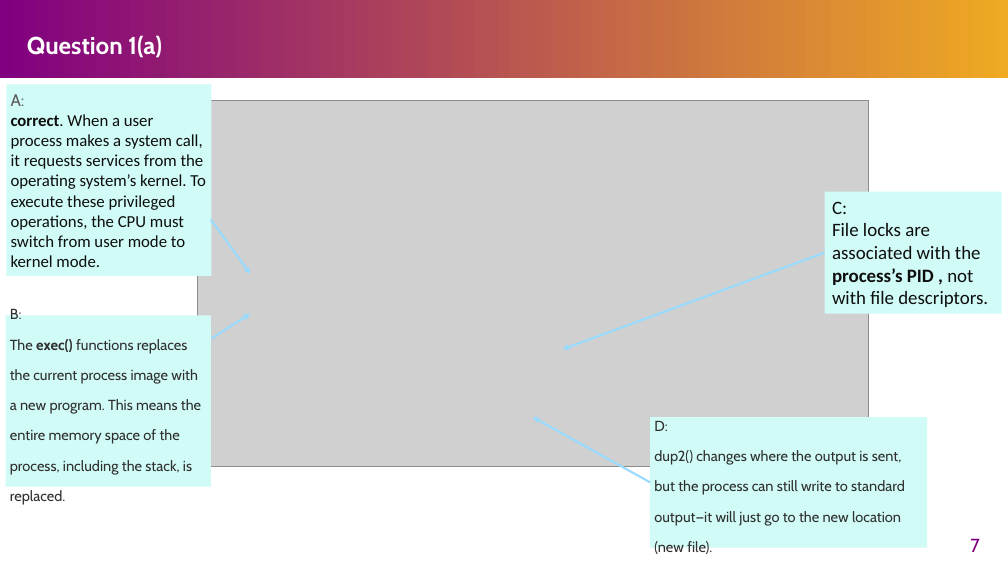
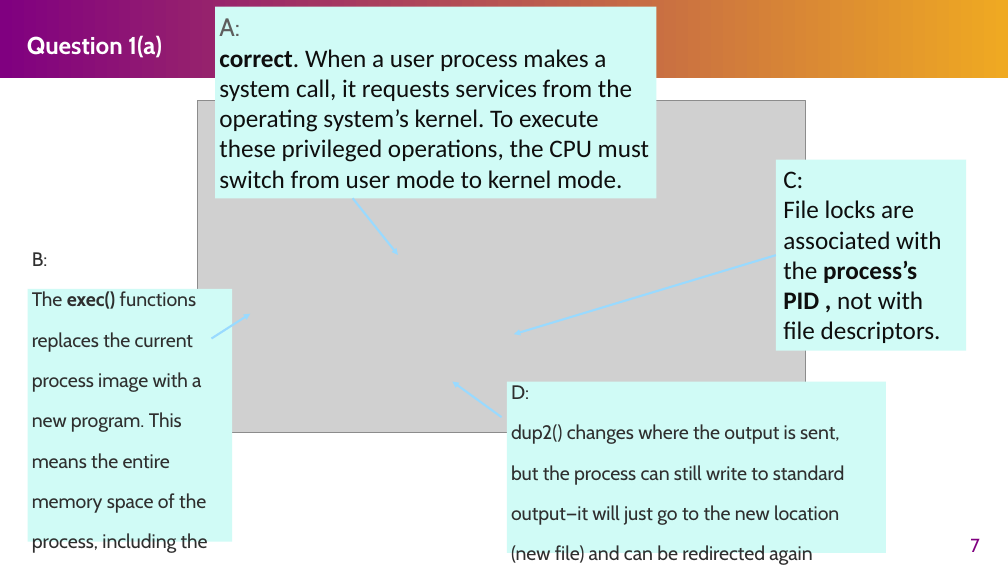
Before and after one commit to henryhxu/CSCI3150, a slide deck: slide 7 of tutorial/T08/tut08.pptx. Drawn at 1008x567 pixels with LibreOffice and Linux fonts; fonts in the diff are those of the drawing; grey boxes stand for pictures. Boxes give left, top, right and bottom in pixels: in the first picture for what was removed or moved away, otherwise in the second. Text is boxed around its words. In the diff, an @@ line names an element or a change of style, - is before the commit and + after.

```diff
--- a/tutorial/T08/tut08.pptx
+++ b/tutorial/T08/tut08.pptx
@@ rectangle "A:" resized from (x1=6, y1=84, x2=211, y2=276) to (x1=216, y1=7, x2=657, y2=199) @@
@@ rectangle "A:" at (x1=216, y1=7, x2=657, y2=199): size 16 to 24 pt @@
@@ picture resized from (x1=197, y1=101, x2=868, y2=467) to (x1=197, y1=101, x2=806, y2=432) @@
@@ rectangle "C: File locks are associated ..." resized from (x1=825, y1=191, x2=1002, y2=314) to (x1=776, y1=160, x2=966, y2=350) @@
@@ rectangle "C: File locks are associated ..." at (x1=776, y1=160, x2=966, y2=350): size 18 to 24 pt @@
@@ arrow moved from (211, 220) - (250, 274) to (353, 198) - (398, 255) @@
@@ arrow moved from (825, 253) - (563, 349) to (776, 256) - (514, 334) @@
@@ rectangle "B:" resized from (x1=5, y1=315, x2=210, y2=487) to (x1=27, y1=289, x2=232, y2=541) @@
@@ rectangle "B:" at (x1=27, y1=289, x2=232, y2=541): size 24 to 32 pt @@
@@ arrow moved from (650, 482) - (533, 417) to (501, 417) - (452, 382) @@
@@ rectangle "D:" resized from (x1=650, y1=417, x2=927, y2=548) to (x1=507, y1=382, x2=885, y2=554) @@
@@ text in rectangle at (x1=511, y1=385, x2=839, y2=444): size 24 to 32 pt in "D:", "dup2() changes where the output is sent," @@
@@ text in rectangle at (x1=511, y1=465, x2=845, y2=566): text changed; size 24 to 32 pt @@
-but the process can still write to standard output—it will just go to the new location (new file).
+but the process can still write to standard output—it will just go to the new location (new file) and can be redirected again
```
Also in this commit, not shown: 2 other slides changed, 1 slide added, 1 other file.
